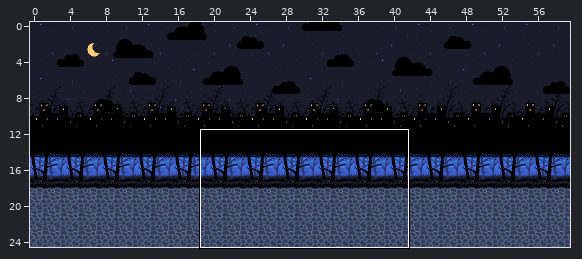
Two states of a Tiled map, assets/tilemap.tmx. The first picture is a wide view before the edit; the outline marks the close-up.
Close-up. First the earlier version:
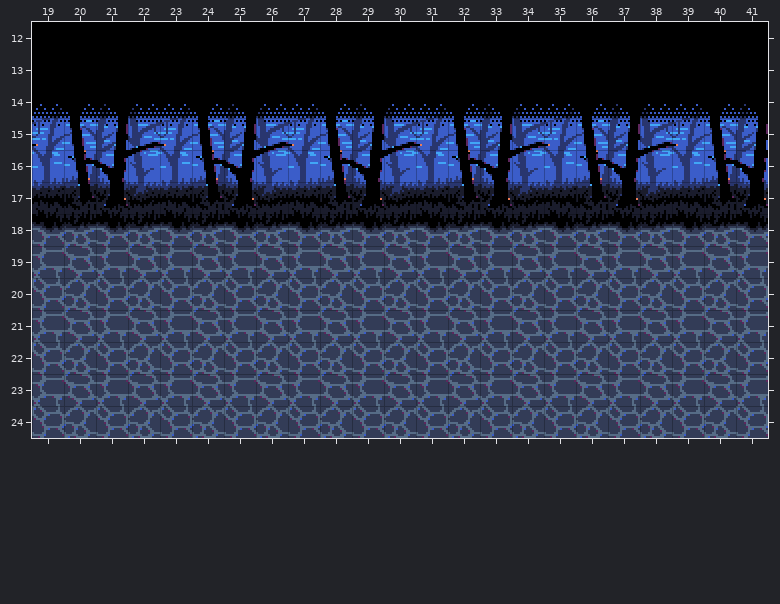
Cells are 16x16 px. Shown: x 19..41, y 12..24. The commit also changed other parts of the map, which this record leaves out. The old version is drawn lined up with the new one.
The same view after the edit:
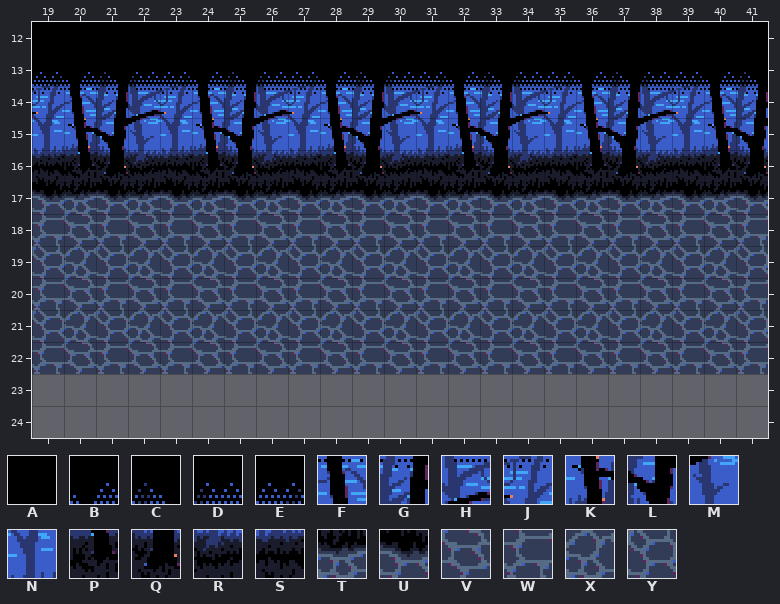
Key: from "Sombervale": A 29, B 182, C 183, D 184, E 185, F 196, G 197, H 198, J 199, K 210, L 211, M 212, N 213, P 224, Q 225, R 226, S 227, T 238, U 239, V 252, W 253, X 266, Y 267.
_ is an empty cell, # one hidden under a higher layer.
Changes in this commit:
map size 60x25 -> 60x23 cells
Layer "Sky":
y 23..24: x 19..41 ####################### -> _______________________
Layer "Treeline":
y 13: x 19..41 AAAAAAAAAAAAAAAAAAAAAAA -> EBCDEBCDEBCDEBCDEBCDEBC
y 14: x 19..41 EBCDEBCDEBCDEBCDEBCDEBC -> JFGHJFGHJFGHJFGHJFGHJFG
y 15: x 19..41 JFGHJFGHJFGHJFGHJFGHJFG -> NKLMNKLMNKLMNKLMNKLMNKL
y 16: x 19..41 NKLMNKLMNKLMNKLMNKLMNKL -> SPQRSPQRSPQRSPQRSPQRSPQ
y 17: x 19..41 SPQRSPQRSPQRSPQRSPQRSPQ -> UTUTUTUTUTUTUTUTUTUTUTU
y 18: x 19..41 UTUTUTUTUTUTUTUTUTUTUTU -> WVWVWVWVWVWVWVWVWVWVWVW
y 19: x 19..41 WVWVWVWVWVWVWVWVWVWVWVW -> YXYXYXYXYXYXYXYXYXYXYXY
y 20: x 19..41 YXYXYXYXYXYXYXYXYXYXYXY -> WVWVWVWVWVWVWVWVWVWVWVW
y 21: x 19..41 WVWVWVWVWVWVWVWVWVWVWVW -> YXYXYXYXYXYXYXYXYXYXYXY
y 22: x 19..41 YXYXYXYXYXYXYXYXYXYXYXY -> WVWVWVWVWVWVWVWVWVWVWVW
y 23: x 19..41 WVWVWVWVWVWVWVWVWVWVWVW -> _______________________
y 24: x 19..41 YXYXYXYXYXYXYXYXYXYXYXY -> _______________________
Pixel boxes of the changes (left, top, right, bottom) in both close-ups:
changed: (32, 72, 768, 438)
